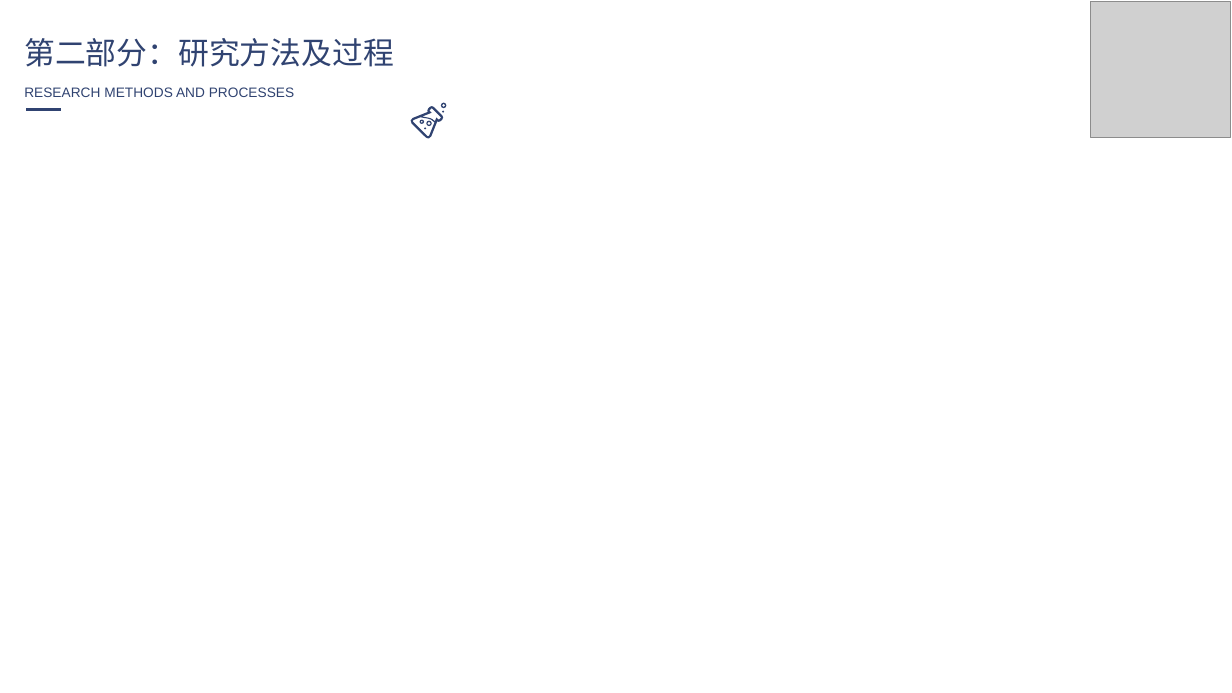
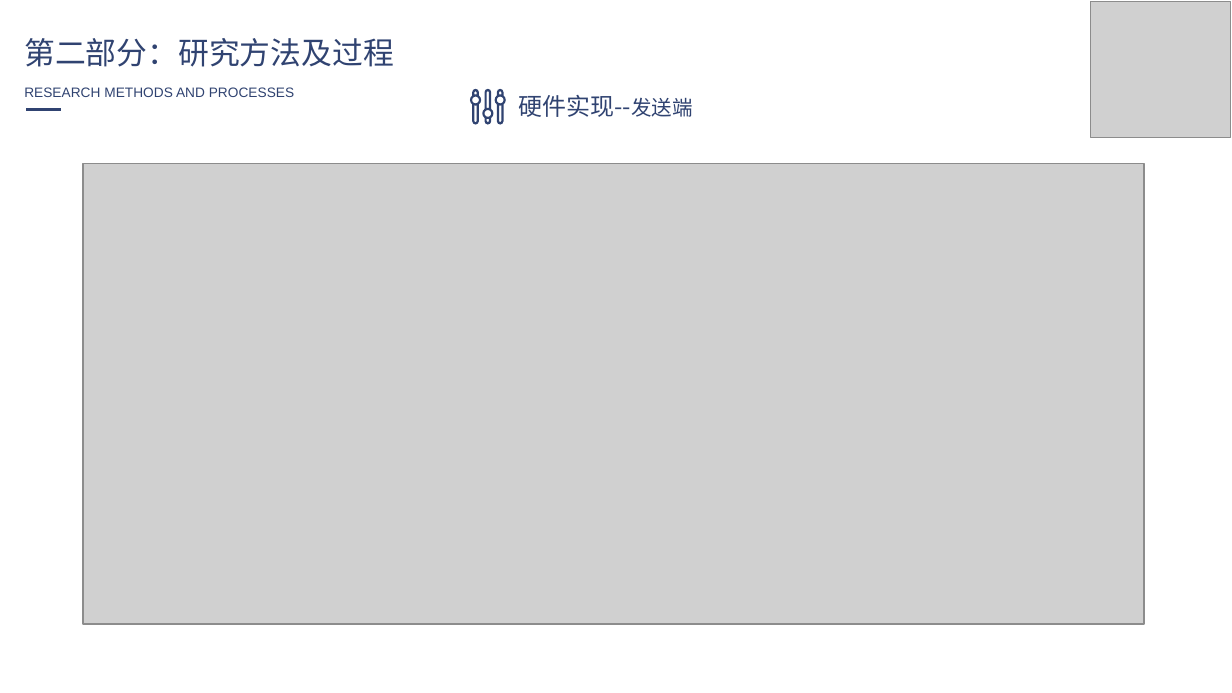
Before and after one commit to yxm785872911/paper, a slide deck: slide 14 of 答辩ppt初稿.pptx (slide 12 before the commit). Drawn at 1232x693 pixels with LibreOffice and Linux fonts; fonts in the diff are those of the drawing; grey boxes stand for pictures. Boxes give left, top, right and bottom in pixels: in the first picture for what was removed or moved away, otherwise in the second. Text is boxed around its words. In the diff, an @@ line names an element or a change of style, - is before the commit and + after.

```diff
--- a/答辩ppt初稿.pptx
+++ b/答辩ppt初稿.pptx
@@ freeform shape: place and size @@
-freeform shape at <box>410,106,442,138</box>
+freeform shape at <box>469,89,480,124</box>
@@ freeform shape: place and size @@
-freeform shape at <box>441,102,446,108</box>
+freeform shape at <box>482,89,493,124</box>
@@ freeform shape: place and size @@
-freeform shape at <box>426,121,431,126</box>
+freeform shape at <box>494,89,505,124</box>
@@ freeform shape removed at <box>442,111,445,113</box> @@
@@ text added at <box>518,95,693,117</box>, 14 pt, text #304371 @@
+硬件实现--发送端
@@ freeform shape removed at <box>420,120,425,124</box> @@
@@ freeform shape removed at <box>424,127,426,129</box> @@
@@ picture added at <box>83,164,1143,625</box> @@
```
Also in this commit, not shown: 8 other slides changed, 9 slides added, 3 slides removed, 1 other file.
